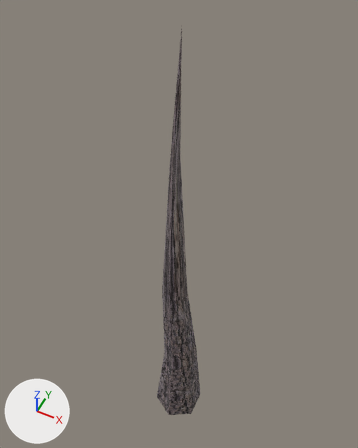
Renders of the Blender file assets/Pine1.blend from each side of a commit.
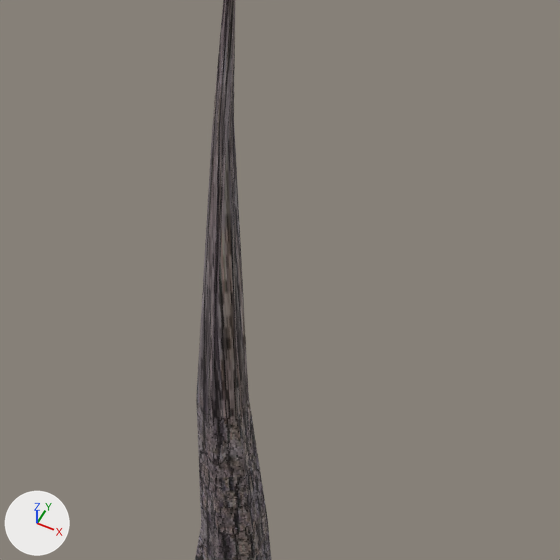
Each version is shown whole from a camera (50 mm lens) standing at (4.17, -8.32, 21.16) and looking at (-0.68, 1.39, 9.02), then close up on the part from 19% to 94% of the width and 22% to 82% of the height. The axes (+X, +Y, +Z) are drawn at lower left. The lights are the same throughout. The last two pictures show the newer version.
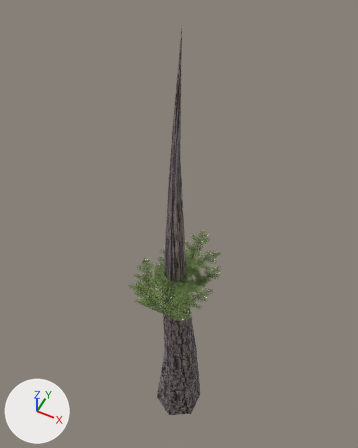
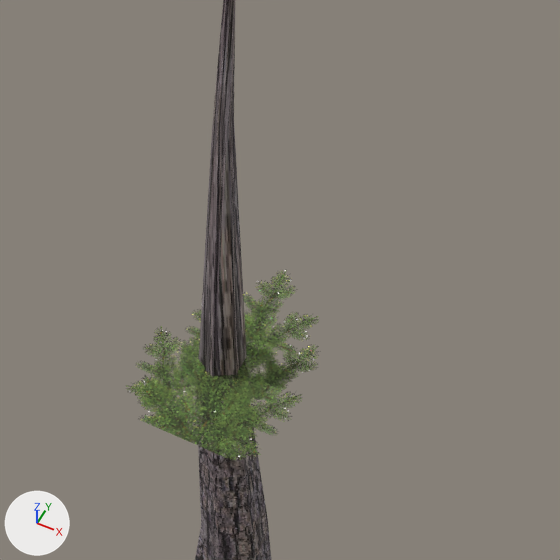
Commit message: fixed pine1

Edits to the scene script, one JSON object a line:
```json
{"op": "set", "path": "ob_pinebranchpixel.location", "old": "(0.0, 0.0, 0.0)", "new": "(0.01, -1.6, 8.51)"}
{"op": "remove", "block": "ob_pinebranchpixel", "code": "ob_pinebranchpixel.hide_set(True)"}
```

What differs and where, as boxes [x1, y1, x2, y2] in the close-ups (560 x 560 px):
```json
{"object": "PineBranchPixel", "change": "shown", "after": [126, 270, 319, 460], "on screen": "green"}
```
